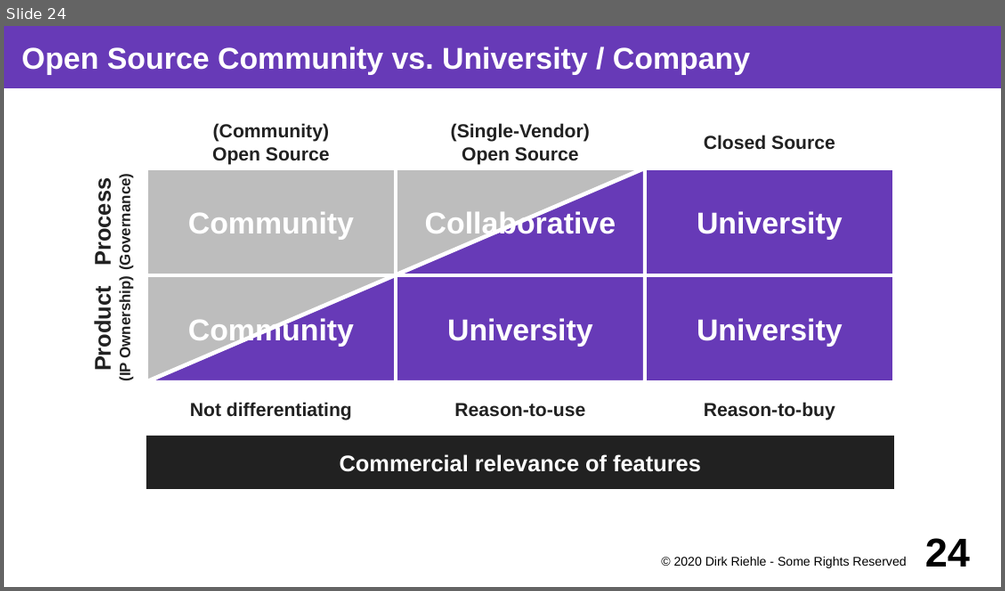
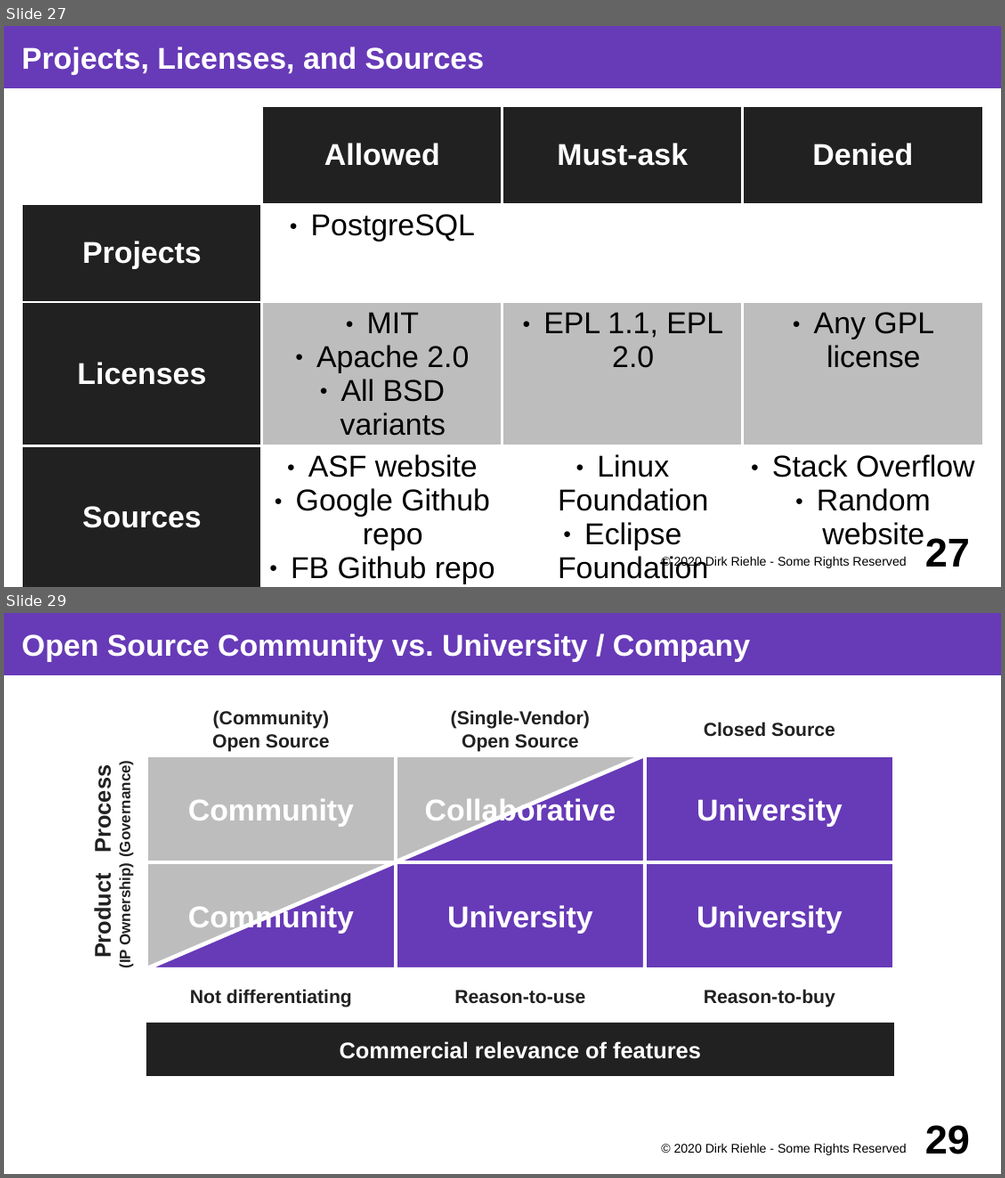
Before and after one commit to dirkriehle/coss-course, a slide deck: Lecture slides/COSS D02 - Research and Startup.odp. Shown one above the other, each under a label of ours: slide 24 before the commit, slides 27 and 29 after it; the slides between them are not shown. The pictures are 1005x591 and 1005x1178 pixels, drawn with LibreOffice and Linux fonts; fonts in the diff are those of the drawing. Boxes give left, top, right and bottom in pixels: in the first picture for what was removed or moved away, otherwise in the second. Text is boxed around its words. In the diff, an @@ line names an element or a change of style, - is before the commit and + after.

```diff
--- a/Lecture slides/COSS D02 - Research and Startup.odp
+++ b/Lecture slides/COSS D02 - Research and Startup.odp
@@ slide 27 added at box(4, 26, 1001, 587), background #FFFFFF @@
@@ title added at box(4, 26, 1001, 88), fill #673AB7, 24 pt, text #FFFFFF, bold @@
+Projects, Licenses, and Sources
@@ table added at box(22, 106, 985, 587), 4 rows, 4 columns @@
+ | Allowed | Must-ask | Denied
+Projects | PostgreSQL |  | 
+Licenses | MIT / Apache 2.0 / All BSD variants | EPL 1.1, EPL 2.0 | Any GPL license
+Sources | ASF website / Google Github repo / FB Github repo | Linux Foundation / Eclipse Foundation | Stack Overflow / Random website
@@ text added at box(674, 556, 906, 568), 10 pt, text #000000 @@
+© 2020 Dirk Riehle - Some Rights Reserved
@@ page number added at box(925, 538, 970, 566), 32 pt, text #000000, bold @@
+27
@@ what was slide 24 is now slide 29 @@
@@ page number at box(925, 1125, 970, 1154): text changed @@
-24
+29
```
Also in this commit, not shown: 5 slides changed, 4 other slides added, 4 other files.
